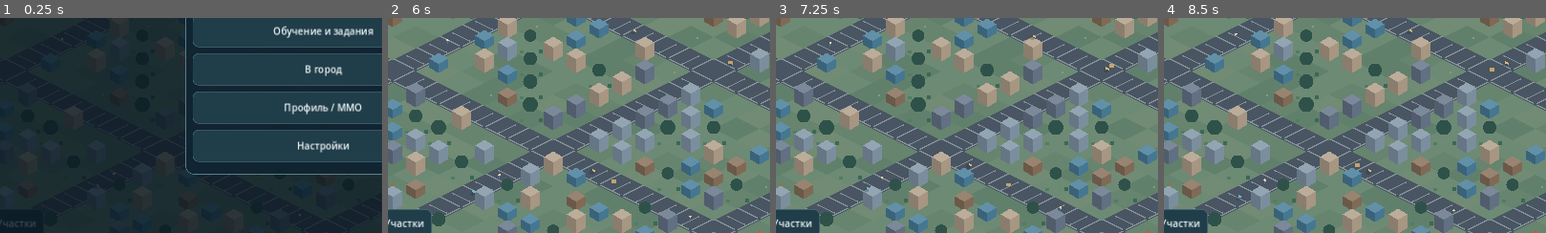
Above: before the commit, frames 1-4 (left to right).
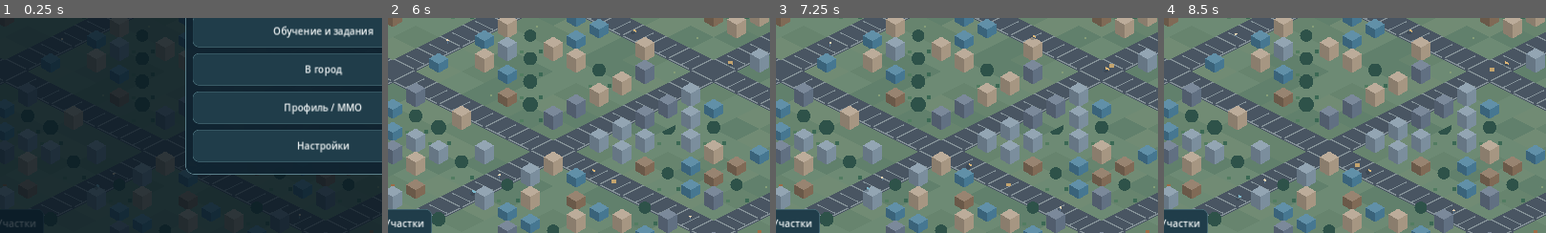
Above: after the commit, the same moments.

Repository: maillunex-lang/ufaeconom
Game: Godot game, scene res://scenes/main.tscn
Same seed, same stepped clock (60 frames per second), same inputs: the game is played once before the commit and once after it.
Inputs:
- Up to frame 1 (0.25 s): no input
- Up to frame 2 (6 s): click "Город" at 0.5 s; click "Бизнес" at 1.25 s; click "Рынок" at 2 s; click "Задания" at 2.75 s; click "Меню" at 3.5 s; click "⌂" at 4.25 s; click "Участки" at 5 s; click "Продолжить игру" at 5.75 s
- Up to frame 3 (7.25 s): click "Город" at 6.5 s
- Up to frame 4 (8.5 s): click "Бизнес" at 7.25 s; click "Рынок" at 8 s
The pictures show only the part of the screen within x 7-57%, y 34-84%; the shares and areas given below are measured in that part.

The runs differ from the first frame. In frame 2, 0.1% of the frame differs, in the area x 71-75%, y 47-53%; in frame 3, 0.1%; in frame 4, 0.1%.

Commit message:
perf: motion-aware visible chunk priority 0.8.3.57

Diff:
--- a/scripts/chunk_budget_08356.gd
+++ b/scripts/chunk_budget_08356.gd
@@ -1,10 +1,13 @@
 extends RefCounted
 ## Deterministic prioritization, center-first to reduce visible pop-in.
-static func nearest_first(chunks: Array[Vector2i], camera_world: Vector2, tile_w: float, tile_h: float) -> Array[Vector2i]:
+static func nearest_first(chunks: Array[Vector2i], camera_world: Vector2, tile_w: float, tile_h: float, camera_motion: Vector2 = Vector2.ZERO) -> Array[Vector2i]:
+    # Motion only affects priority, never the visible set or per-frame budget.
+    var lookahead := camera_motion.limit_length(360.0) * 0.65
+    var priority_center := camera_world + lookahead
     var ordered := chunks.duplicate()
     ordered.sort_custom(func(a: Vector2i, b: Vector2i) -> bool:
-        var ca := Vector2(float((a.x + a.y) * 16) * tile_w * 0.5, float((a.y - a.x) * 16) * tile_h * 0.5)
-        var cb := Vector2(float((b.x + b.y) * 16) * tile_w * 0.5, float((b.y - b.x) * 16) * tile_h * 0.5)
-        return ca.distance_squared_to(camera_world) < cb.distance_squared_to(camera_world)
+        var ca := Vector2(float((a.x - a.y) * 16 + 0) * tile_w * 0.5, float((a.x + a.y) * 16) * tile_h * 0.5)
+        var cb := Vector2(float((b.x - b.y) * 16 + 0) * tile_w * 0.5, float((b.x + b.y) * 16) * tile_h * 0.5)
+        return ca.distance_squared_to(priority_center) < cb.distance_squared_to(priority_center)
     )
     return ordered
--- a/scripts/main.gd
+++ b/scripts/main.gd
@@ -71,6 +71,7 @@
 var chunk_sync_elapsed := 0.0
 var chunk_sync_requested := true
 var last_chunk_camera_position := Vector2.INF
+var camera_priority_motion := Vector2.ZERO
 var last_chunk_camera_zoom := -1.0
 var last_chunk_quality := -1
 var last_chunk_visible := Rect2i()
@@ -83,6 +84,7 @@
 	chunk_sync_requested = true
 	last_chunk_visible = Rect2i()
 	last_chunk_camera_position = Vector2.INF
+	camera_priority_motion = Vector2.ZERO
 
 func _sync_chunk_canvases() -> void:
 	if camera == null:
@@ -117,7 +119,7 @@
 			static_chunk_nodes[key].queue_free()
 			static_chunk_nodes.erase(key)
 	# Replace outdated requests after camera movement or city switching.
-	pending_chunk_coords = ChunkBudget.nearest_first(missing, camera.position, TILE_W, TILE_H)
+	pending_chunk_coords = ChunkBudget.nearest_first(missing, camera.position, TILE_W, TILE_H, camera_priority_motion)
 	pending_chunk_budget = budget
 	pending_chunk_zoom = camera.zoom.x
 
@@ -610,6 +612,12 @@
 		return
 	# Damp leftover gesture movement without moving the camera after release.
 	drag_velocity = drag_velocity.lerp(Vector2.ZERO, 1.0 - exp(-CAMERA_DRAG_DAMPING * maxf(delta, 0.0)))
+	# Use displacement since last sync, not just the previous frame.
+	# This survives throttled synchronization without accumulating old movement.
+	if last_chunk_camera_position.is_finite():
+		camera_priority_motion = (camera.position - last_chunk_camera_position).limit_length(360.0)
+	else:
+		camera_priority_motion = Vector2.ZERO
 	chunk_sync_elapsed += delta
 	# Update immediately when the camera enters a new tile range, zoom changes,
 	# or Android quality switches. Avoid blank terrain while panning quickly.
--- /dev/null
+++ b/tests/chunk_priority_08357.gd
@@ -0,0 +1,17 @@
+extends SceneTree
+const Policy = preload("res://scripts/chunk_budget_08356.gd")
+const Main = preload("res://scripts/main.gd")
+func _initialize() -> void:
+    var candidates: Array[Vector2i] = [Vector2i(-1, 0), Vector2i(1, 0)]
+    var still := Policy.nearest_first(candidates, Vector2.ZERO, 96.0, 48.0)
+    assert(still.size() == 2)
+    var right := Policy.nearest_first(candidates, Vector2.ZERO, 96.0, 48.0, Vector2(350, 0))
+    var left := Policy.nearest_first(candidates, Vector2.ZERO, 96.0, 48.0, Vector2(-350, 0))
+    assert(right[0] == Vector2i(1, 0))
+    assert(left[0] == Vector2i(-1, 0))
+    assert(candidates[0] == Vector2i(-1, 0))
+    var game = Main.new()
+    assert(game.CHUNKS_PER_FRAME == 2)
+    game.free()
+    print("CHUNK_PRIORITY_08357 PASS")
+    quit(0)
Not shown, changed: export_presets.cfg
